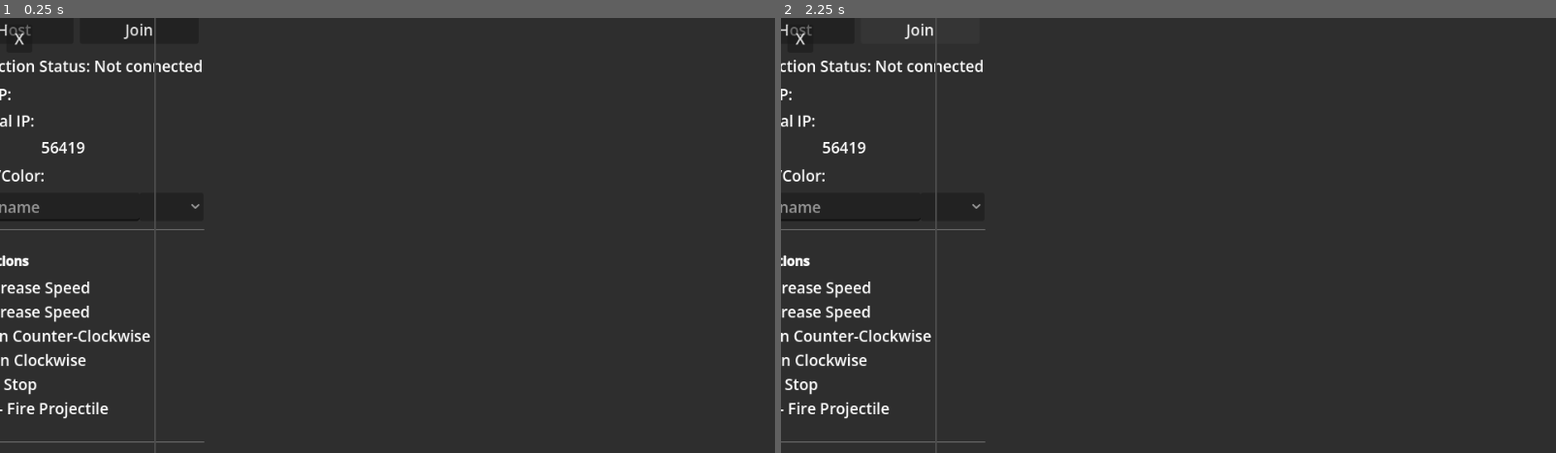
Above: before the commit, frames 1-2 (left to right).
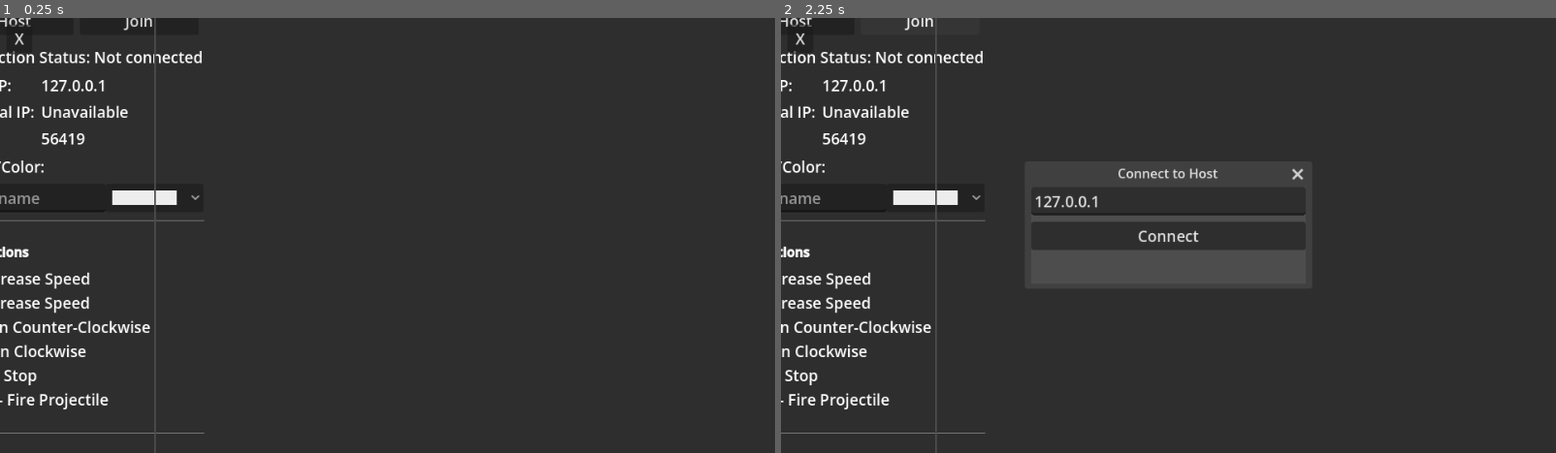
Above: after the commit, the same moments.

Repository: zabuuq/space-game
Game: Godot game, scene res://main.tscn
Two runs of this game, one before a commit and one after it. Both use one fixed random seed, a clock stepped at 60 frames per second and the inputs below.
Inputs (mouse positions are in pixels of both pictures, inside the frame that each line leads up to; where the layout moved, square brackets give the same spot in the first picture):
- Up to frame 1 (0.25 s): no input
- Up to frame 2 (2.25 s): click "Host" at 0.5 s; click (936, 196) [951, 205] at 1.25 s; click "Join" at 2 s

The runs differ from the first frame. In frame 1, 4.2% of the frame differs, in the area x 0-27%, y 0-98%; in frame 2, 7.7%, in the area x 0-68%, y 0-98%.
Error before the commit: Parse Error: Expected statement, found "Indent" instead. (res://scripts/main.gd:509)

Commit message:
Add test suites for ship math, slot management, and scoring

Diff:
--- a/scripts/main.gd
+++ b/scripts/main.gd
@@ -41,8 +41,6 @@
 ]
 
 const SHIP_SCENE := preload("res://entities/ship/ship.tscn")
-const PROJECTILE_SCENE := preload("res://entities/projectile/projectile.tscn")
-const MAIN_UI_SCRIPT := preload("res://scripts/main_ui.gd")
 const CONNECTION_CONTROLLER_SCRIPT := preload("res://scripts/connection_controller.gd")
 const IP_INFO_SERVICE_SCRIPT := preload("res://scripts/ip_info_service.gd")
 const PEER_ROSTER_SERVICE_SCRIPT := preload("res://scripts/peer_roster_service.gd")
@@ -54,7 +52,6 @@
 var ip_info: IpInfoService = IP_INFO_SERVICE_SCRIPT.new()
 var peer_roster: PeerRosterService = PEER_ROSTER_SERVICE_SCRIPT.new()
 
-var ship_slots: Array[Ship] = []
 var ship_owner_by_slot: Array[int] = []
 var observer_queue: Array[int] = []
 var local_player_name: String = ""
@@ -72,79 +69,6 @@
 var connecting_dot_count := 0
 var connecting_dot_timer := 0.0
 
-@rpc("authority", "call_remote", "unreliable")
-func sync_ship_roster(
-	owner_ids: Array[int],
-	observer_ids: Array[int]
-) -> void:
-	if multiplayer.is_server():
-		return
-
-	var total: int = owner_ids.size()
-	var index: int = 0
-	while index < MAX_SHIPS:
-		var owner_id: int = -1
-		if index < total:
-			owner_id = owner_ids[index]
-
-		ship_owner_by_slot[index] = owner_id
-		index += 1
-
-	observer_queue = observer_ids.duplicate()
-	_update_local_connection_status_from_roles()
-	_refresh_peer_list()
-	queue_redraw()
-
-@rpc("any_peer", "unreliable")
-func submit_ship_input(
-	turn_left: bool,
-	turn_right: bool,
-	accelerate: bool,
-	decelerate: bool
-) -> void:
-	if not multiplayer.is_server():
-		return
-
-	var sender_id: int = multiplayer.get_remote_sender_id()
-	if _get_slot_index_for_peer(sender_id) == -1:
-		return
-
-	input_by_peer[sender_id] = {
-		"left": turn_left,
-		"right": turn_right,
-		"accelerate": accelerate,
-		"decelerate": decelerate
-	}
-
-@rpc("any_peer", "reliable")
-func request_full_stop() -> void:
-	if not multiplayer.is_server():
-		return
-
-	var sender_id: int = multiplayer.get_remote_sender_id()
-	var slot_index: int = _get_slot_index_for_peer(sender_id)
-	if slot_index == -1:
-		return
-
-	var ship: ShipNavigation = ship_slots[slot_index]
-	ship.full_stop()
-	_sync_ships_to_clients()
-	queue_redraw()
-
-@rpc("any_peer", "reliable")
-func request_fire_projectile() -> void:
-	if not multiplayer.is_server():
-		return
-
-	var sender_id: int = multiplayer.get_remote_sender_id()
-	var slot_index: int = _get_slot_index_for_peer(sender_id)
-	if slot_index == -1:
-		return
-
-	_spawn_projectile_from_slot(slot_index)
-	queue_redraw()
-
-
 func _ready() -> void:
 	DisplayServer.window_set_mode(DisplayServer.WINDOW_MODE_FULLSCREEN)
 
@@ -274,7 +198,7 @@
 	peer_roster.clear()
 	peer_score_by_id.clear()
 	_refresh_peer_list()
-	_clear_ship_roles()
+	_clear_session_state()
 	local_fire_cooldown = 0.0
 
 func _set_status(value: String) -> void:
@@ -486,7 +410,6 @@
 	_update_connect_sequence(delta)
 
 	# Update World transform to fit the play area
-	var world_node := get_node_or_null("World")
 	if world_node != null:
 		var play_rect := _get_play_render_rect()
 		world_node.position = play_rect.position
@@ -503,10 +426,13 @@
 	_handle_local_input()
 
 	if multiplayer.is_server():
-		_update_server_ships(delta)
-		_update_projectiles(delta)
-		_sync_ships_to_clients()
-			queue_redraw()
+		_server_rule_checks(delta)
+		return
+
+func _handle_local_input() -> void:
+	var local_id: int = multiplayer.get_unique_id()
+	var local_ship := _get_ship_node(local_id)
+	if local_ship == null:
 		return
 
 	if _is_typing_name():
@@ -674,61 +600,6 @@
 		var mouse_event := event as InputEventMouseButton
 		if mouse_event != null and mouse_event.pressed:
 			_release_name_focus_if_clicked_outside(mouse_event.position)
-	if _is_typing_name():
-		return
-	if not (event is InputEventKey):
-		return
-
-	var key_event := event as InputEventKey
-	if key_event == null:
-		return
-	if not key_event.pressed or key_event.echo:
-		return
-
-	if key_event.physical_keycode == KEY_X and multiplayer.is_server():
-		var host_id: int = multiplayer.get_unique_id()
-		var host_slot: int = _get_slot_index_for_peer(host_id)
-		if host_slot == -1:
-			return
-		ship_slots[host_slot].full_stop()
-		_sync_ships_to_clients()
-		queue_redraw()
-		return
-
-	var local_id: int = multiplayer.get_unique_id()
-	var local_slot_index: int = _get_slot_index_for_peer(local_id)
-	if local_slot_index == -1:
-		return
-
-	if key_event.physical_keycode == KEY_X:
-		if multiplayer.is_server():
-			return
-		request_full_stop.rpc_id(1)
-		return
-
-	if key_event.physical_keycode != KEY_SPACE:
-		return
-
-func _handle_local_continuous_fire() -> void:
-	if local_fire_cooldown > 0.0:
-		return
-	if _is_typing_name():
-		return
-	if not Input.is_physical_key_pressed(KEY_SPACE):
-		return
-
-	var local_id: int = multiplayer.get_unique_id()
-	var local_slot_index: int = _get_slot_index_for_peer(local_id)
-	if local_slot_index == -1:
-		return
-
-	local_fire_cooldown = FIRE_INTERVAL_SECONDS
-	if multiplayer.is_server():
-		_spawn_projectile_from_slot(local_slot_index)
-			queue_redraw()
-		return
-
-	request_fire_projectile.rpc_id(1)
 
 func _draw() -> void:
 	# main.gd only draws the black background of the play area
@@ -756,31 +627,7 @@
 	var fitted_position := container.position + ((container.size - fitted_size) * 0.5)
 	return Rect2(fitted_position, fitted_size)
 
-func _initialize_ship_slots() -> void:
-	var world_node := get_node_or_null("World")
-	if world_node == null:
-		world_node = Node2D.new()
-		world_node.name = "World"
-		add_child(world_node)
-
-	ship_slots.clear()
-	ship_owner_by_slot.clear()
-	var index: int = 0
-	while index < MAX_SHIPS:
-		var ship: Ship = SHIP_SCENE.instantiate()
-		ship.hide()
-		ship.world_bounds = WORLD_BOUNDS
-		world_node.add_child(ship)
-		ship_slots.append(ship)
-		ship_owner_by_slot.append(-1)
-		index += 1
-
-func _hide_all_ships() -> void:
-	for ship in ship_slots:
-		ship.hide()
-	queue_redraw()
-
-func _clear_ship_roles() -> void:
+func _clear_session_state() -> void:
 	observer_queue.clear()
 	damage_immunity_until_by_peer.clear()
 	ship_owner_by_slot.fill(-1)
@@ -800,16 +647,14 @@
 	ship_owner_by_slot[slot_index] = peer_id
 	_set_damage_immunity_for_peer(peer_id)
 
-	var ship: Ship = ship_slots[slot_index]
+	var ship: Ship = SHIP_SCENE.instantiate()
+	ship.name = "Ship_%d" % peer_id
+	world_node.add_child(ship, true)
+	ship.set_multiplayer_authority(peer_id)
 	ship.reset(_to_world_position(SHIP_START_NORMALIZED_POSITIONS[slot_index]))
-	ship.modulate = _get_ship_color_for_slot(slot_index)
-
-func _release_slot(slot_index: int) -> void:
-	var peer_id: int = ship_owner_by_slot[slot_index]
-	if peer_id != -1:
-		damage_immunity_until_by_peer.erase(peer_id)
-	ship_owner_by_slot[slot_index] = -1
-	ship_slots[slot_index].hide()
+	ship.modulate = _get_ship_color_for_peer(peer_id)
+	ship.world_bounds = WORLD_BOUNDS
+	_update_local_status_for_peer(peer_id)
 
 func _promote_observer_to_slot(slot_index: int) -> void:
 	while not observer_queue.is_empty():
@@ -834,91 +679,9 @@
 		index += 1
 	return -1
 
-func _update_server_ships(delta: float) -> void:
-	var host_id: int = multiplayer.get_unique_id()
-	var index: int = 0
-	while index < MAX_SHIPS:
-		var owner_id: int = ship_owner_by_slot[index]
-		if owner_id == -1:
-			index += 1
-			continue
-
-		var turn_left := false
-		var turn_right := false
-		var accelerate := false
-		var decelerate := false
-		var acceleration_multiplier := 1.0
-
-		if owner_id == host_id:
-			if _is_typing_name():
-				turn_left = false
-				turn_right = false
-				accelerate = false
-				decelerate = false
-			else:
-				turn_left = Input.is_physical_key_pressed(KEY_A)
-				turn_right = Input.is_physical_key_pressed(KEY_D)
-				accelerate = Input.is_physical_key_pressed(KEY_W)
-				decelerate = Input.is_physical_key_pressed(KEY_S)
-		else:
-			var peer_input: Dictionary = input_by_peer.get(owner_id, {})
-			turn_left = bool(peer_input.get("left", false))
-			turn_right = bool(peer_input.get("right", false))
-			accelerate = bool(peer_input.get("accelerate", false))
-			decelerate = bool(peer_input.get("decelerate", false))
-
-		if _is_peer_damage_immune(owner_id):
-			acceleration_multiplier = IMMUNE_ACCELERATION_MULTIPLIER
-
-		var ship: Ship = ship_slots[index]
-		ship.is_immune = _is_peer_damage_immune(owner_id)
-		ship.update_movement(
-			delta,
-			turn_left,
-			turn_right,
-			accelerate,
-			decelerate,
-			acceleration_multiplier
-		)
-		index += 1
-
-func _send_client_input_to_server() -> void:
-	var local_id: int = multiplayer.get_unique_id()
-	if _get_slot_index_for_peer(local_id) == -1:
-		return
-
-	var turn_left := false
-	var turn_right := false
-	var accelerate := false
-	var decelerate := false
-	if not _is_typing_name():
-		turn_left = Input.is_physical_key_pressed(KEY_A)
-		turn_right = Input.is_physical_key_pressed(KEY_D)
-		accelerate = Input.is_physical_key_pressed(KEY_W)
-		decelerate = Input.is_physical_key_pressed(KEY_S)
-
-	submit_ship_input.rpc_id(
-		1,
-		turn_left,
-		turn_right,
-		accelerate,
-		decelerate
-	)
-
-func _sync_ships_to_clients() -> void:
-	if not multiplayer.is_server():
-		return
-
-	var owner_ids: Array[int] = []
-	var index: int = 0
-	while index < MAX_SHIPS:
-		owner_ids.append(ship_owner_by_slot[index])
-		index += 1
-
-	sync_ship_roster.rpc(
-		owner_ids,
-		observer_queue.duplicate()
-	)
+func _update_local_status_for_peer(peer_id: int) -> void:
+	if peer_id == multiplayer.get_unique_id():
+		_update_local_connection_status_from_roles()
 
 func _update_local_connection_status_from_roles() -> void:
 	if multiplayer.multiplayer_peer == null:
@@ -955,72 +718,6 @@
 		normalized_position.x * WORLD_BOUNDS.size.x,
 		normalized_position.y * WORLD_BOUNDS.size.y
 	)
-
-func _world_to_screen_position(world_position: Vector2, play_rect: Rect2) -> Vector2:
-	var normalized_position := Vector2.ZERO
-	if WORLD_BOUNDS.size.x > 0.0:
-		normalized_position.x = (world_position.x - WORLD_BOUNDS.position.x) / WORLD_BOUNDS.size.x
-	if WORLD_BOUNDS.size.y > 0.0:
-		normalized_position.y = (world_position.y - WORLD_BOUNDS.position.y) / WORLD_BOUNDS.size.y
-	return play_rect.position + (normalized_position * play_rect.size)
-
-func _spawn_projectile_from_slot(slot_index: int) -> void:
-	if slot_index < 0 or slot_index >= ship_slots.size(): return
-	var ship: Ship = ship_slots[slot_index]
-	if not ship.visible: return
-	var shooter_peer_id: int = ship_owner_by_slot[slot_index]
-	if shooter_peer_id == -1: return
-
-	var forward := Vector2.UP.rotated(ship.rotation)
-	var proj = PROJECTILE_SCENE.instantiate()
-	proj.position = _wrap_world_position(ship.position + (forward * PROJECTILE_SPAWN_OFFSET))
-	proj.velocity = forward * PROJECTILE_SPEED
-	proj.shooter_peer_id = shooter_peer_id
-	proj.slot_index = slot_index
-	proj.modulate = _get_ship_color_for_slot(slot_index)
-	var world_node = get_node_or_null("World")
-	if world_node:
-		world_node.add_child(proj, true)
-
-func _update_projectiles(delta: float) -> void:
-	var world_node = get_node_or_null("World")
-	if world_node == null: return
-	var score_changed := false
-
-	for child in world_node.get_children():
-		if child is Projectile:
-			var hit_slot = _get_hit_ship_slot(child.position, child.shooter_peer_id)
-			if hit_slot != -1:
-				_reset_ship_slot(hit_slot)
-				score_changed = _award_point(child.shooter_peer_id) or score_changed
-				child.queue_free()
-
-	if score_changed:
-		_broadcast_peer_roster()
-
-func _get_hit_ship_slot(projectile_position: Vector2, shooter_peer_id: int) -> int:
-	var slot_index: int = 0
-	while slot_index < MAX_SHIPS:
-		var owner_id: int = ship_owner_by_slot[slot_index]
-		if owner_id == -1 or owner_id == shooter_peer_id:
-			slot_index += 1
-			continue
-		if _is_peer_damage_immune(owner_id):
-			slot_index += 1
-			continue
-		var ship: Ship = ship_slots[slot_index]
-		if ship.visible and ship.position.distance_to(projectile_position) <= SHIP_HIT_RADIUS:
-			return slot_index
-		slot_index += 1
-	return -1
-
-func _reset_ship_slot(slot_index: int) -> void:
-	if slot_index < 0 or slot_index >= ship_slots.size():
-		return
-	var owner_id: int = ship_owner_by_slot[slot_index]
-	if owner_id != -1:
-		_set_damage_immunity_for_peer(owner_id)
-	ship_slots[slot_index].reset(_to_world_position(SHIP_START_NORMALIZED_POSITIONS[slot_index]))
 
 func _set_damage_immunity_for_peer(peer_id: int) -> void:
 	if peer_id == -1:
@@ -1069,22 +766,3 @@
 	for peer_id in peer_ids:
 		scores.append(int(peer_score_by_id.get(peer_id, 0)))
 	return scores
-
-func _wrap_world_position(current: Vector2) -> Vector2:
-	var min_x: float = WORLD_BOUNDS.position.x
-	var min_y: float = WORLD_BOUNDS.position.y
-	var max_x: float = WORLD_BOUNDS.position.x + WORLD_BOUNDS.size.x
-	var max_y: float = WORLD_BOUNDS.position.y + WORLD_BOUNDS.size.y
-
-	var wrapped: Vector2 = current
-	if wrapped.x < min_x:
-		wrapped.x = max_x
-	elif wrapped.x > max_x:
-		wrapped.x = min_x
-
-	if wrapped.y < min_y:
-		wrapped.y = max_y
-	elif wrapped.y > max_y:
-		wrapped.y = min_y
-
-	return wrapped
--- /dev/null
+++ b/tests/test_peer_roster_service.gd
@@ -0,0 +1,73 @@
+extends GutTest
+
+var PeerRosterService = load("res://scripts/peer_roster_service.gd")
+var roster: PeerRosterService
+
+func before_each():
+	roster = PeerRosterService.new()
+
+func test_register_host_adds_first_peer():
+	roster.register_host(1, "192.168.1.5", "10.0.0.1", "HostName", 0)
+
+	assert_eq(roster.peer_order.size(), 1, "Should have one peer registered")
+	assert_eq(roster.peer_order[0], 1, "The host should be the first peer")
+
+	var sync_names = roster.get_sync_names()
+	assert_eq(sync_names[0], "HostName", "Name should be recorded correctly")
+
+func test_upsert_peer_adds_new_peer():
+	roster.upsert_peer(2, "192.168.1.6", "10.0.0.2", "ClientName", 1)
+	roster.ensure_peer_in_order(2)
+
+	assert_eq(roster.peer_order.size(), 1, "Should have one peer in order list")
+	assert_eq(roster.get_sync_names()[0], "ClientName")
+
+func test_remove_peer():
+	roster.register_host(1, "192.168.1.5", "10.0.0.1", "HostName", 0)
+	roster.upsert_peer(2, "192.168.1.6", "10.0.0.2", "ClientName", 1)
+	roster.ensure_peer_in_order(2)
+
+	assert_eq(roster.peer_order.size(), 2)
+
+	roster.remove_peer(1)
+
+	assert_eq(roster.peer_order.size(), 1, "Host should be removed")
+	assert_eq(roster.peer_order[0], 2, "Client should be the only remaining peer")
+
+func test_is_color_taken():
+	roster.upsert_peer(1, "192.168.1.5", "10.0.0.1", "Host", 0)
+	roster.ensure_peer_in_order(1)
+
+	roster.upsert_peer(2, "192.168.1.6", "10.0.0.2", "Client", 2)
+	roster.ensure_peer_in_order(2)
+
+	assert_true(roster.is_color_taken(0), "Color index 0 should be taken by peer 1")
+	assert_false(roster.is_color_taken(1), "Color index 1 should be free")
+	assert_true(roster.is_color_taken(2), "Color index 2 should be taken by peer 2")
+
+	# Ignoring a peer should make their color appear available
+	assert_false(roster.is_color_taken(0, 1), "Color index 0 should not be taken if we ignore peer 1")
+
+func test_resolve_color_index():
+	# Assume max colors is 5 for this test
+	roster.upsert_peer(1, "IP", "IP", "Host", 0)
+	roster.ensure_peer_in_order(1)
+
+	# Asking for a preferred color that is free
+	var resolved = roster.resolve_color_index(2, 5)
+	assert_eq(resolved, 2, "Should get preferred color if free")
+
+	# Asking for a preferred color that is taken
+	resolved = roster.resolve_color_index(0, 5)
+	assert_eq(resolved, 1, "Should fall back to first available color (1) since 0 is taken")
+
+	# Asking for a preferred color while updating self
+	resolved = roster.resolve_color_index(0, 5, 1)
+	assert_eq(resolved, 0, "Should be allowed to keep own color if ignoring self")
+
+func test_get_peer_identity_key():
+	roster.upsert_peer(1, "192.168.1.5", "8.8.8.8", "Player", 0)
+	roster.ensure_peer_in_order(1)
+
+	var key = roster.get_peer_identity_key(1)
+	assert_eq(key, "192.168.1.5|8.8.8.8", "Key should be combination of internal and external IP")
--- /dev/null
+++ b/tests/test_scoring_system.gd
@@ -0,0 +1,53 @@
+extends GutTest
+
+var Main = load("res://scripts/main.gd")
+var PeerRosterService = load("res://scripts/peer_roster_service.gd")
+var main_node
+
+func before_each():
+	main_node = Main.new()
+	main_node.peer_roster = PeerRosterService.new()
+	main_node._reset_session_scores()
+
+func after_each():
+	main_node.queue_free()
+
+func test_award_point_unregistered_peer():
+	var result = main_node._award_point(999)
+	assert_false(result, "Should fail to award point if peer is unregistered and has no identity")
+
+func test_award_point_registered_peer():
+	main_node.peer_roster.upsert_peer(100, "192.168.1.1", "10.0.0.1", "Player", 0)
+	main_node.peer_roster.ensure_peer_in_order(100)
+
+	# Manually bind because we aren't running the full _submit_local_identity loop
+	main_node._bind_peer_score(100)
+
+	var result = main_node._award_point(100)
+	assert_true(result, "Should successfully award point")
+	assert_eq(main_node.peer_score_by_id[100], 1, "Peer score should be 1")
+
+	main_node._award_point(100)
+	assert_eq(main_node.peer_score_by_id[100], 2, "Peer score should be 2")
+
+func test_score_persistence_across_reconnect():
+	# Player connects as peer 100
+	main_node.peer_roster.upsert_peer(100, "192.168.1.1", "10.0.0.1", "Player", 0)
+	main_node.peer_roster.ensure_peer_in_order(100)
+	main_node._bind_peer_score(100)
+
+	main_node._award_point(100)
+	main_node._award_point(100)
+	assert_eq(main_node.peer_score_by_id[100], 2, "Score should be 2")
+
+	# Player disconnects (simulated by clearing peer ID from roster but NOT clearing scores)
+	main_node.peer_roster.remove_peer(100)
+	main_node.peer_identity_by_id.erase(100)
+	main_node.peer_score_by_id.erase(100)
+
+	# Player reconnects as peer 200 with the SAME IP
+	main_node.peer_roster.upsert_peer(200, "192.168.1.1", "10.0.0.1", "Player", 0)
+	main_node.peer_roster.ensure_peer_in_order(200)
+	main_node._bind_peer_score(200)
+
+	assert_eq(main_node.peer_score_by_id[200], 2, "Score should persist across reconnect")
--- /dev/null
+++ b/tests/test_ship_math.gd
@@ -0,0 +1,53 @@
+extends GutTest
+
+var Ship = load("res://entities/ship/ship.gd")
+var ship
+
+func before_each():
+	ship = Ship.new()
+	ship.world_bounds = Rect2(0, 0, 1000, 1000)
+	add_child_autofree(ship)
+
+func test_wrap_to_bounds_right():
+	ship.global_position = Vector2(1050, 500)
+	ship._wrap_to_bounds()
+	assert_eq(ship.global_position.x, 0.0, "Should wrap to left edge")
+
+func test_wrap_to_bounds_left():
+	ship.global_position = Vector2(-50, 500)
+	ship._wrap_to_bounds()
+	assert_eq(ship.global_position.x, 1000.0, "Should wrap to right edge")
+
+func test_wrap_to_bounds_bottom():
+	ship.global_position = Vector2(500, 1050)
+	ship._wrap_to_bounds()
+	assert_eq(ship.global_position.y, 0.0, "Should wrap to top edge")
+
+func test_wrap_to_bounds_top():
+	ship.global_position = Vector2(500, -50)
+	ship._wrap_to_bounds()
+	assert_eq(ship.global_position.y, 1000.0, "Should wrap to bottom edge")
+
+func test_update_movement_acceleration():
+	ship.current_speed = 0.0
+	ship.update_movement(1.0, false, false, true, false)
+	assert_gt(ship.current_speed, 0.0, "Speed should increase when accelerating")
+
+func test_update_movement_deceleration():
+	ship.current_speed = 50.0
+	ship.update_movement(1.0, false, false, false, true)
+	assert_lt(ship.current_speed, 50.0, "Speed should decrease when decelerating")
+
+func test_update_movement_max_speed():
+	ship.current_speed = ship.MAX_SPEED
+	ship.update_movement(1.0, false, false, true, false)
+	assert_eq(ship.current_speed, ship.MAX_SPEED, "Speed should not exceed MAX_SPEED")
+
+func test_update_movement_rotation():
+	var initial_rotation = ship.rotation
+	ship.update_movement(1.0, true, false, false, false) # turn left
+	assert_lt(ship.rotation, initial_rotation, "Should rotate counter-clockwise")
+
+	initial_rotation = ship.rotation
+	ship.update_movement(1.0, false, true, false, false) # turn right
+	assert_gt(ship.rotation, initial_rotation, "Should rotate clockwise")
--- /dev/null
+++ b/tests/test_slot_management.gd
@@ -0,0 +1,38 @@
+extends GutTest
+
+var Main = load("res://scripts/main.gd")
+var main_node
+
+func before_each():
+	main_node = Main.new()
+	main_node.world_node = Node2D.new()
+
+	main_node.ship_owner_by_slot.resize(main_node.MAX_SHIPS)
+	main_node.ship_owner_by_slot.fill(-1)
+
+func after_each():
+	main_node.world_node.queue_free()
+	main_node.queue_free()
+
+func test_get_first_free_slot_empty():
+	var slot = main_node._get_first_free_slot()
+	assert_eq(slot, 0, "Should return 0 when empty")
+
+func test_get_first_free_slot_partial():
+	main_node.ship_owner_by_slot[0] = 100
+	main_node.ship_owner_by_slot[1] = 200
+	var slot = main_node._get_first_free_slot()
+	assert_eq(slot, 2, "Should return first free index")
+
+func test_get_first_free_slot_full():
+	main_node.ship_owner_by_slot.fill(100)
+	var slot = main_node._get_first_free_slot()
+	assert_eq(slot, -1, "Should return -1 when full")
+
+func test_get_slot_index_for_peer():
+	main_node.ship_owner_by_slot[3] = 999
+	var slot = main_node._get_slot_index_for_peer(999)
+	assert_eq(slot, 3, "Should return the slot the peer is in")
+
+	var missing = main_node._get_slot_index_for_peer(888)
+	assert_eq(missing, -1, "Should return -1 if peer is not in any slot")
Not shown, changed: GEMINI.md
